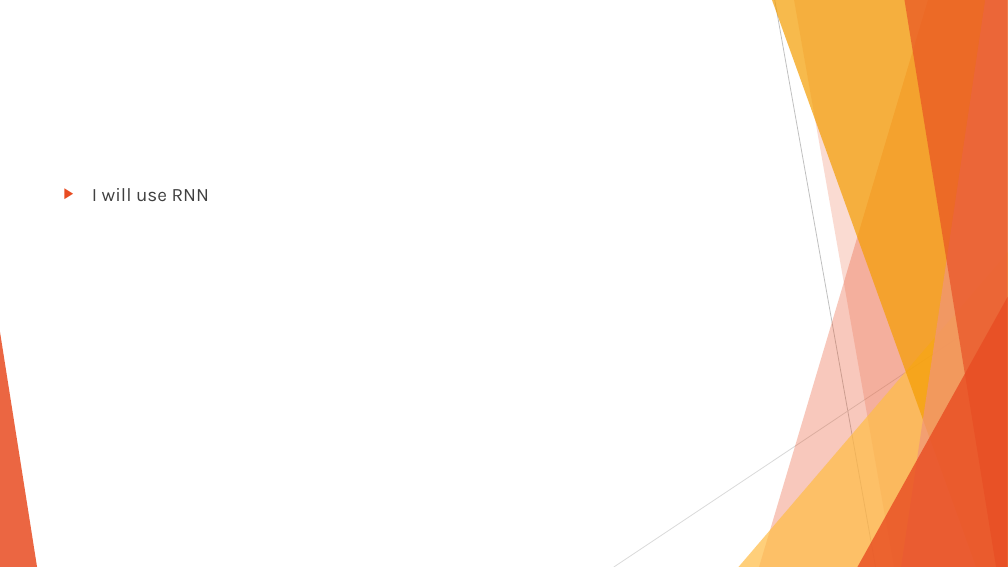
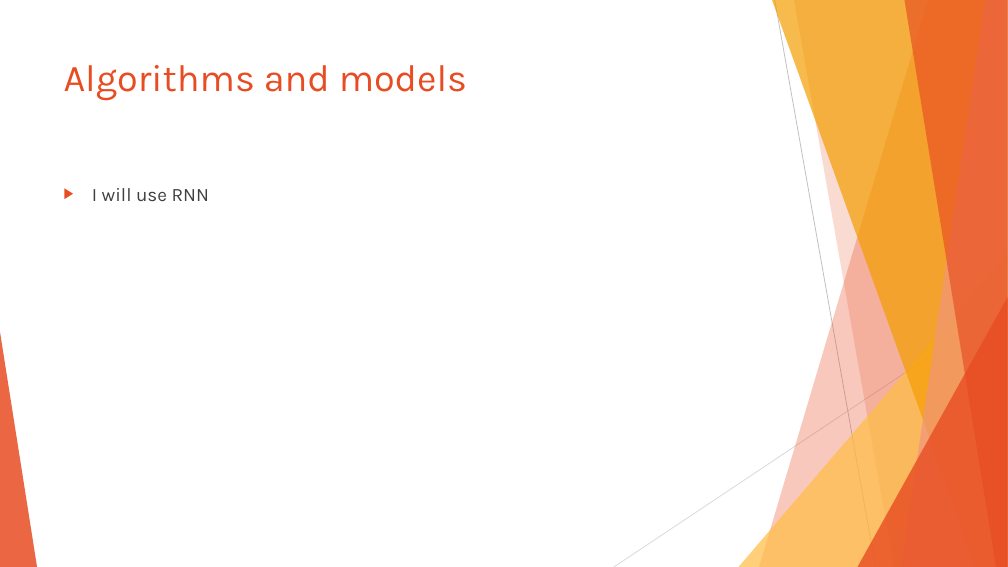
Before and after one commit to BauyrzhanAzimkhanov/Machine-learning, a slide deck: slide 5 of Project.pptx. Drawn at 1008x567 pixels with LibreOffice and Linux fonts; fonts in the diff are those of the drawing. Boxes give left, top, right and bottom in pixels: in the first picture for what was removed or moved away, otherwise in the second. Text is boxed around its words. In the diff, an @@ line names an element or a change of style, - is before the commit and + after.

```diff
--- a/Project.pptx
+++ b/Project.pptx
@@ title added at [64,65,467,101], 36 pt, text #E84C22 @@
+Algorithms and models
```
Also in this commit, not shown: 1 slide removed.
